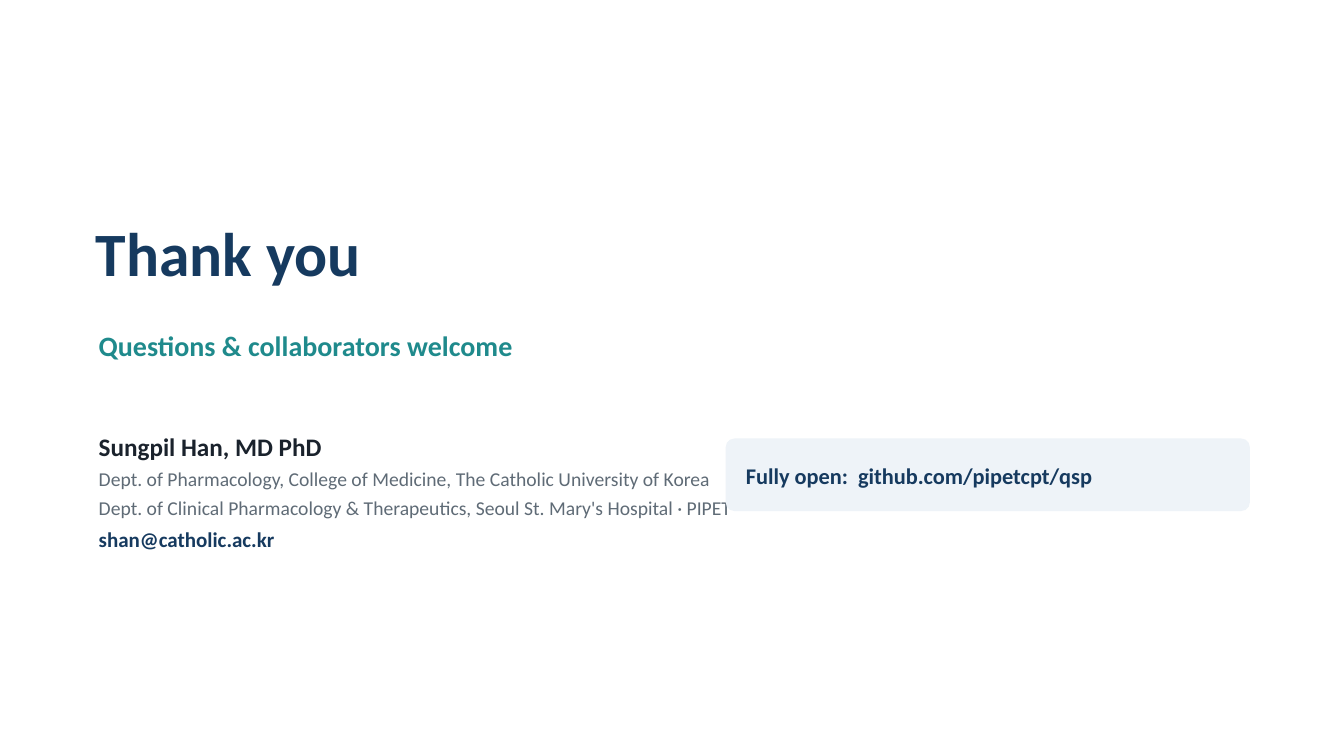
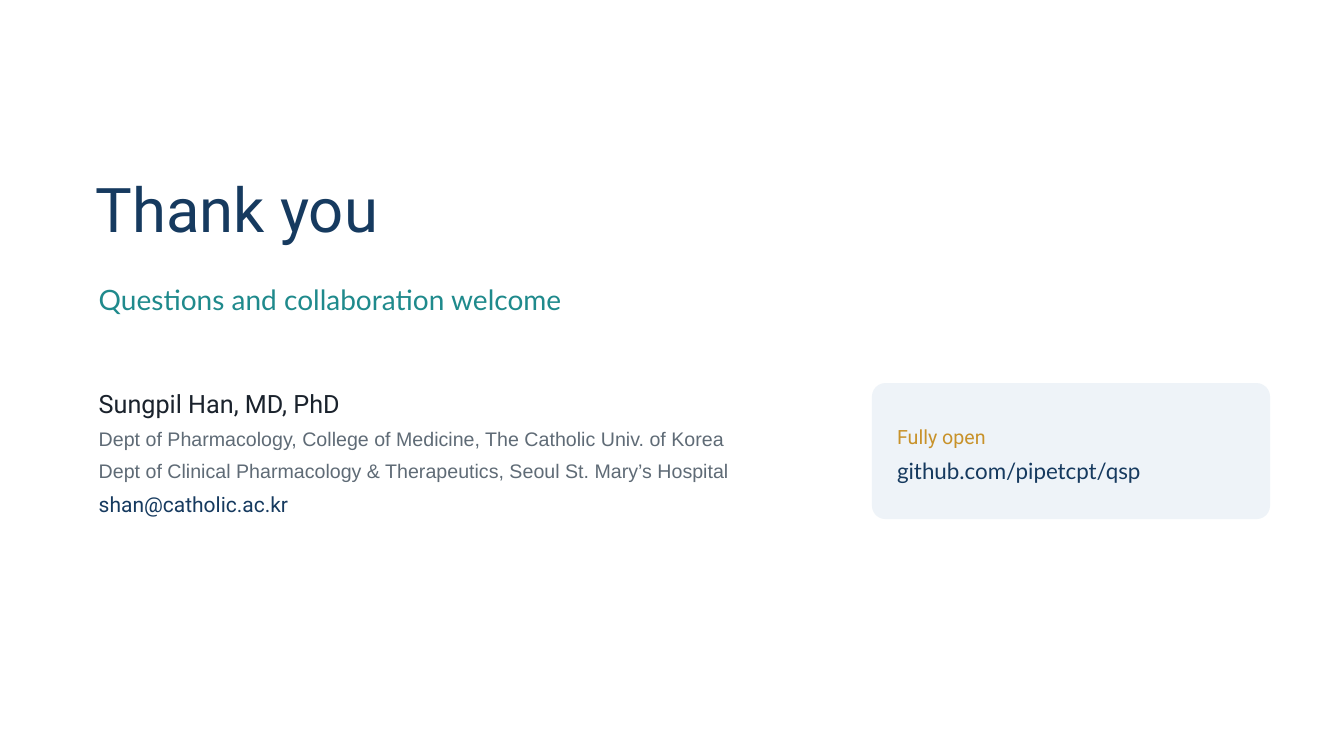
Before and after one commit to pipetcpt/qsp, a slide deck: slide 47 of presentation/2026-tox.pptx (slide 48 before the commit). Drawn at 1344x756 pixels with LibreOffice and Linux fonts; fonts in the diff are those of the drawing; background and template pictures are left out. Boxes give left, top, right and bottom in pixels: in the first picture for what was removed or moved away, otherwise in the second. Text is boxed around its words. In the diff, an @@ line names an element or a change of style, - is before the commit and + after.

```diff
--- a/presentation/2026-tox.pptx
+++ b/presentation/2026-tox.pptx
@@ text "Thank you": place and size @@
-text "Thank you" at [96, 232, 361, 286]
+text "Thank you" at [96, 185, 378, 245]
@@ text "Thank you" at [96, 185, 378, 245]: font Calibri to Roboto, bold off; line spacing 1.04 to 1 @@
@@ text at [99, 289, 561, 314]: text changed; font Calibri to Lato; bold off @@
-Questions & collaborators welcome
+Questions and collaboration welcome
@@ text "Sungpil Han, MD, PhD": place and size @@
-text "Sungpil Han, MD, PhD" at [99, 438, 731, 550]
+text "Sungpil Han, MD, PhD" at [99, 394, 728, 517]
@@ rounded rectangle: place and size @@
-rounded rectangle at [726, 439, 1250, 511]
+rounded rectangle at [872, 383, 1270, 519]
@@ rounded rectangle at [872, 383, 1270, 519]: proportions changed @@
@@ text at [99, 394, 728, 482]: text changed; font Calibri to Arial @@
-Sungpil Han, MD PhD
-Dept. of Pharmacology, College of Medicine, The Catholic University of Korea
-Dept. of Clinical Pharmacology & Therapeutics, Seoul St. Mary's Hospital · PIPET
+Sungpil Han, MD, PhD
+Dept of Pharmacology, College of Medicine, The Catholic Univ. of Korea
+Dept of Clinical Pharmacology & Therapeutics, Seoul St. Mary’s Hospital
@@ text at [897, 429, 1140, 483]: text changed; font Calibri to Lato; bold off @@
-Fully open: github.com/pipetcpt/qsp
+Fully open
+github.com/pipetcpt/qsp
@@ text at [99, 496, 288, 517]: font Calibri to Roboto, bold off in "shan@catholic.ac.kr"; line spacing 1.25 to 1.35 @@
```
Also in this commit, not shown: 24 other slides changed, 22 slides added, 23 slides removed, 52 other files.
